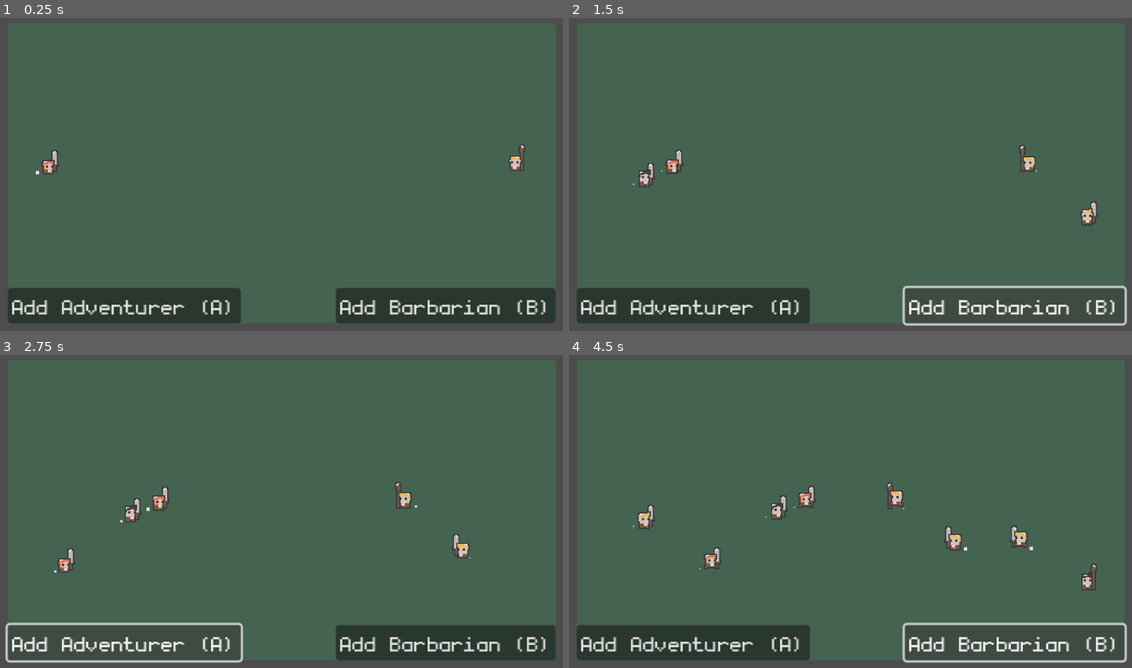
Above: before the commit, frames 1-4 (two rows, left to right).
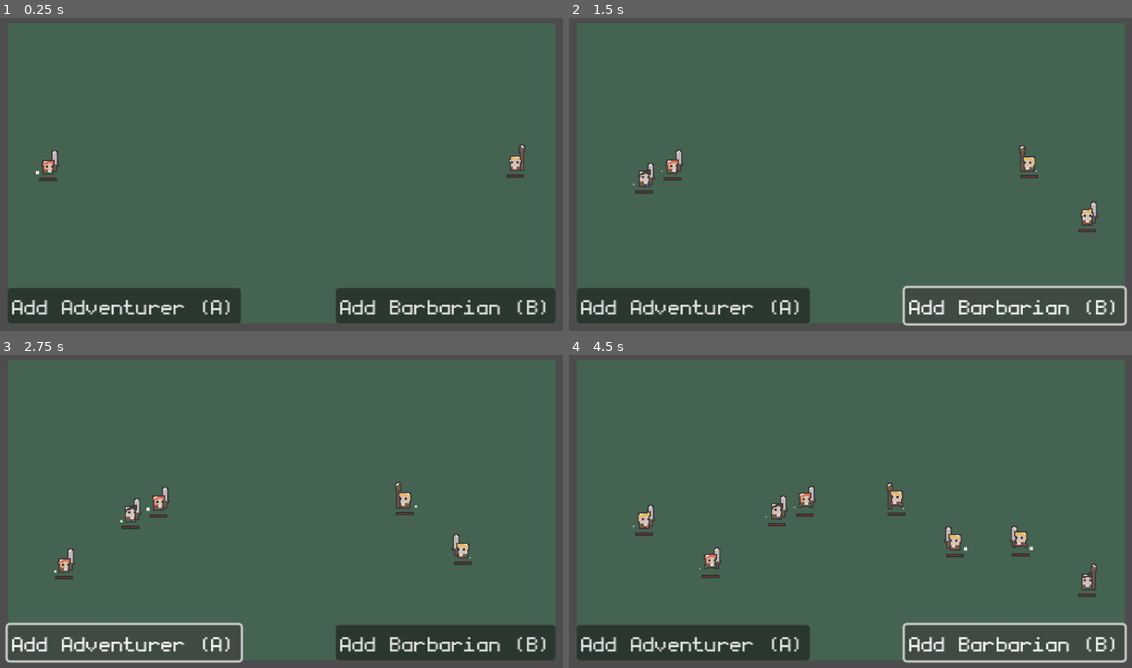
Above: after the commit, the same moments.

Repository: davidballester/godot-arena
Game: Godot game, scene res://scenes/example.tscn
Two runs of this game, one before a commit and one after it. Both use one fixed random seed, a clock stepped at 60 frames per second and the inputs below.
Inputs:
- Up to frame 1 (0.25 s): no input
- Up to frame 2 (1.5 s): click "Add Adventurer (A)" at 0.5 s; click "Add Barbarian (B)" at 1.25 s
- Up to frame 3 (2.75 s): click "Add Adventurer (A)" at 2 s
- Up to frame 4 (4.5 s): click "Add Barbarian (B)" at 2.75 s; click "Add Adventurer (A)" at 3.5 s; click "Add Barbarian (B)" at 4.25 s

The runs differ from the first frame. In frame 1, less than 0.1% of the frame differs, in the area x 6-94%, y 49-53%; in frame 2, 0.1%; in frame 3, 0.2%; in frame 4, 0.3%, in the area x 11-94%, y 50-78%.

Commit message:
Add health bar

Diff:
--- a/assets/theme/theme.tres
+++ b/assets/theme/theme.tres
@@ -1,9 +1,24 @@
-[gd_resource type="Theme" load_steps=2 format=3 uid="uid://cgj53xbuypu2k"]
+[gd_resource type="Theme" load_steps=4 format=3 uid="uid://cgj53xbuypu2k"]
 
 [ext_resource type="FontFile" uid="uid://birw8oglmhe74" path="res://assets/theme/monogram.ttf" id="1_nfbf5"]
+
+[sub_resource type="StyleBoxFlat" id="StyleBoxFlat_qag64"]
+bg_color = Color(0.12549, 0.12549, 0.113725, 1)
+
+[sub_resource type="StyleBoxFlat" id="StyleBoxFlat_q2ent"]
+bg_color = Color(0.74902, 0.129412, 0.243137, 1)
+border_width_left = 1
+border_width_top = 1
+border_width_right = 1
+border_width_bottom = 1
+border_color = Color(0.12549, 0.12549, 0.113725, 1)
 
 [resource]
 Button/font_sizes/font_size = 30
 Button/fonts/font = ExtResource("1_nfbf5")
 Label/font_sizes/font_size = 30
 Label/fonts/font = ExtResource("1_nfbf5")
+ProgressBar/font_sizes/font_size = 16
+ProgressBar/fonts/font = ExtResource("1_nfbf5")
+ProgressBar/styles/background = SubResource("StyleBoxFlat_qag64")
+ProgressBar/styles/fill = SubResource("StyleBoxFlat_q2ent")
--- a/controller/combatant/combatant_controller.gd
+++ b/controller/combatant/combatant_controller.gd
@@ -16,6 +16,7 @@
 
 func _ready() -> void:
 	view.sprite_frames = sprite_frames
+	view.health = model.health
 	view.initialize()
 	model.id = id
 	model.team_id = team.id
--- a/utils/gauge.gd
+++ b/utils/gauge.gd
@@ -16,3 +16,10 @@
 
 func get_random_value() -> int:
 	return randi_range(min_value, current_value)
+
+func _to_string() -> String:
+	return "Gauge(min={min}, max={max}, current={current})".format({
+		"min": str(min_value),
+		"max": str(max_value),
+		"current": str(current_value)
+	})
--- a/view/combatant/combatant_view.gd
+++ b/view/combatant/combatant_view.gd
@@ -7,6 +7,8 @@
 @onready var dust: AnimatedSprite2D = %Dust
 @onready var damage_label: DamageLabel = %DamageLabel
 @onready var dead_icon: DeadIcon = %DeadIcon
+@onready var health_bar: HealthBar = %HealthBar
+var health: Gauge
 var sprite_frames: SpriteFrames
 var flip_h: bool:
 	set(val):
@@ -15,6 +17,7 @@
 
 func initialize() -> void:
 	combatant.sprite_frames = sprite_frames
+	health_bar.initialize(health)
 	idle()
 
 func idle() -> void:
@@ -57,3 +60,9 @@
 	await combatant.animation_finished
 	if animation_name == "death":
 		dust.play("idle")
+
+func _on_mouse_entered():
+	health_bar.fade_in()
+
+func _on_mouse_exited():
+	health_bar.fade_out()
--- a/view/combatant/combatant_view.tscn
+++ b/view/combatant/combatant_view.tscn
@@ -1,14 +1,22 @@
-[gd_scene load_steps=6 format=3 uid="uid://dwksfcr20awc4"]
+[gd_scene load_steps=8 format=3 uid="uid://dwksfcr20awc4"]
 
 [ext_resource type="Script" path="res://view/combatant/combatant_view.gd" id="1_006eq"]
 [ext_resource type="SpriteFrames" uid="uid://cs2hy8mpketdk" path="res://assets/combatant/fPlayer_ [dwarf].tres" id="2_dtf5a"]
 [ext_resource type="SpriteFrames" uid="uid://dbih1mil420y7" path="res://assets/combatant/playerDust_.tres" id="3_5yruy"]
 [ext_resource type="PackedScene" uid="uid://bibsmcflcpstk" path="res://view/damage_label/damage_label.tscn" id="4_w5edl"]
 [ext_resource type="PackedScene" uid="uid://br0qy7noclsru" path="res://view/dead_icon/dead_icon.tscn" id="5_itqw1"]
+[ext_resource type="PackedScene" uid="uid://d0h41bxbb8qvu" path="res://view/health_bar/health_bar.tscn" id="5_sr5ki"]
 
-[node name="CombatantView" type="Node2D"]
+[sub_resource type="RectangleShape2D" id="RectangleShape2D_jd10k"]
+size = Vector2(20, 28)
+
+[node name="CombatantView" type="Area2D"]
 texture_filter = 1
 script = ExtResource("1_006eq")
+
+[node name="CollisionShape2D" type="CollisionShape2D" parent="."]
+position = Vector2(0, 4)
+shape = SubResource("RectangleShape2D_jd10k")
 
 [node name="Combatant" type="AnimatedSprite2D" parent="."]
 unique_name_in_owner = true
@@ -23,26 +31,37 @@
 sprite_frames = ExtResource("3_5yruy")
 animation = &"idle"
 
-[node name="VBoxContainer" type="VBoxContainer" parent="."]
+[node name="DeadIcon" parent="." instance=ExtResource("5_itqw1")]
+unique_name_in_owner = true
 z_index = 1
+
+[node name="UI" type="VBoxContainer" parent="."]
 anchors_preset = 8
 anchor_left = 0.5
 anchor_top = 0.5
 anchor_right = 0.5
 anchor_bottom = 0.5
-offset_left = -20.0
-offset_top = -20.0
-offset_right = 20.0
-offset_bottom = 20.0
+offset_left = -8.0
+offset_top = -18.0
+offset_right = 8.0
+offset_bottom = 18.0
 grow_horizontal = 2
 grow_vertical = 2
+size_flags_horizontal = 6
 alignment = 1
 
-[node name="DamageLabel" parent="VBoxContainer" instance=ExtResource("4_w5edl")]
+[node name="DamageLabel" parent="UI" instance=ExtResource("4_w5edl")]
 unique_name_in_owner = true
 layout_mode = 2
 size_flags_vertical = 10
 
-[node name="DeadIcon" parent="." instance=ExtResource("5_itqw1")]
+[node name="HealthBar" parent="UI" instance=ExtResource("5_sr5ki")]
 unique_name_in_owner = true
-z_index = 1
+custom_minimum_size = Vector2(0, 3)
+layout_mode = 2
+size_flags_vertical = 10
+
+[connection signal="mouse_entered" from="." to="." method="_on_mouse_entered"]
+[connection signal="mouse_exited" from="." to="." method="_on_mouse_exited"]
+[connection signal="mouse_entered" from="UI" to="." method="_on_ui_mouse_entered"]
+[connection signal="mouse_exited" from="UI" to="." method="_on_ui_mouse_exited"]
--- /dev/null
+++ b/view/health_bar/health_bar.gd
@@ -0,0 +1,24 @@
+extends ProgressBar
+class_name HealthBar
+
+var _health: Gauge
+
+func initialize(health: Gauge) -> void:
+	_health = health
+	max_value = _health.max_value
+	min_value = _health.min_value
+	value = _health.current_value
+	fade_out()
+
+func fade_in() -> void:
+	var tween = get_tree().create_tween()
+	tween.tween_property(self, "modulate:a", 1, 0.3)
+	await tween.finished
+
+func fade_out() -> void:
+	var tween = get_tree().create_tween()
+	tween.tween_property(self, "modulate:a", 0.5, 0.3)
+	await tween.finished
+
+func _physics_process(_delta: float) -> void:
+	value = _health.current_value
--- /dev/null
+++ b/view/health_bar/health_bar.tscn
@@ -0,0 +1,21 @@
+[gd_scene load_steps=3 format=3 uid="uid://d0h41bxbb8qvu"]
+
+[ext_resource type="Theme" uid="uid://cgj53xbuypu2k" path="res://assets/theme/theme.tres" id="1_priu1"]
+[ext_resource type="Script" path="res://view/health_bar/health_bar.gd" id="2_ew7qi"]
+
+[node name="HealthBar" type="ProgressBar"]
+modulate = Color(1, 1, 1, 0.392157)
+texture_filter = 1
+anchors_preset = 15
+anchor_right = 1.0
+anchor_bottom = 1.0
+offset_right = -1128.0
+offset_bottom = -642.0
+grow_horizontal = 2
+grow_vertical = 2
+theme = ExtResource("1_priu1")
+value = 50.0
+show_percentage = false
+script = ExtResource("2_ew7qi")
+
+[connection signal="mouse_entered" from="." to="." method="_on_mouse_entered"]
